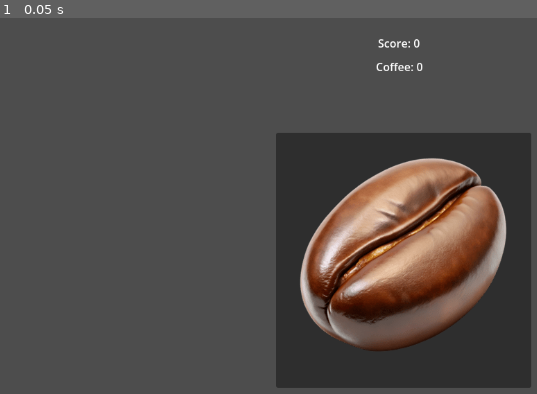
Above: before the commit, frame 1.
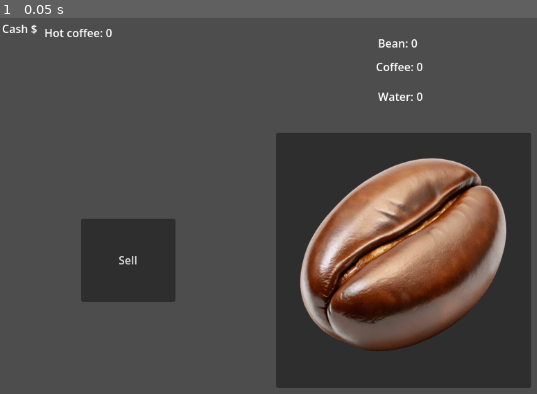
Above: after the commit, the same moment.

Repository: Boltz333/Godot_fun
Game: Godot game, scene res://main.tscn
Same seed, same stepped clock (60 frames per second), same inputs: the game is played once before the commit and once after it.
Inputs:
- Up to frame 1 (0.05 s): no input

The runs differ from the first frame. In frame 1, 4.3% of the frame differs, in the area x 0-79%, y 1-76%.

Commit message:
now with timer, coffee, cupofcoffee and money

Diff:
--- a/control.gd
+++ b/control.gd
@@ -1,23 +1,34 @@
 extends Control
 
-var score = 0
-var Coffee = 0
+var bean = 0
+var coffee = 0
+var water = 0
+var cupofcoffee = 0
+var money = 0
+
+func _on_button_pressed():
+	bean += 1
+	$bean.text = "Bean: " + str(bean)
+	if bean == 10:
+		bean = 0
+		coffee += 1
+		$coffee.text = "coffee: " + str(coffee)
 
 
+func _on_timer_timeout():
+	print("Water generated!")
+	water += 1
+	$water.text = "Water: " + str(water)
+	create_hot_coffee()
 
+func create_hot_coffee():
+	if coffee >= 10 and water >= 2:
+		coffee -= 10
+		water -= 2
+		cupofcoffee += 1
+		$cupofcoffee.text = "Cupofcoffee: " + str(cupofcoffee)
 
-
-func _ready():
-	update_score()
-
-
-func _on_button_pressed():
-	score += 1
-	update_score()
-	if score == 10:
-		score = 0
-		Coffee += 1
-		$Coffee.text = "Coffee: " + str(Coffee)
-
-func update_score():
-	$Score.text = "Score: " + str(score)
+func _on_sell_coffee_pressed():
+	cupofcoffee -= 1
+	money += 1
+	$money.text = "Cash $: " + str(money)
--- a/main.tscn
+++ b/main.tscn
@@ -2,6 +2,7 @@
 
 [ext_resource type="Script" uid="uid://sw1feuos37av" path="res://control.gd" id="1_ig7tw"]
 [ext_resource type="Texture2D" uid="uid://d1mli4ilk5pyq" path="res://pictures/Coffee.png" id="2_0xm2m"]
+[ext_resource type="Script" uid="uid://dgk7jvl8dc8mc" path="res://timer.gd" id="3_h2yge"]
 
 [node name="Node2D" type="Node2D" unique_id=619618116]
 position = Vector2(3, 8)
@@ -15,7 +16,7 @@
 offset_bottom = 59.0
 script = ExtResource("1_ig7tw")
 
-[node name="Score" type="Label" parent="Control" unique_id=1109461341]
+[node name="bean" type="Label" parent="Control" unique_id=1109461341]
 layout_mode = 1
 anchors_preset = -1
 anchor_left = 15.228
@@ -26,10 +27,10 @@
 offset_top = 35.68
 offset_right = 95.88
 offset_bottom = 58.68
-text = "Score: 0"
+text = "Bean: 0"
 metadata/_edit_use_anchors_ = true
 
-[node name="Coffee" type="Label" parent="Control" unique_id=504540207]
+[node name="coffee" type="Label" parent="Control" unique_id=504540207]
 layout_mode = 0
 offset_left = 641.0
 offset_top = 36.0
@@ -46,4 +47,46 @@
 icon = ExtResource("2_0xm2m")
 metadata/_edit_use_anchors_ = true
 
+[node name="Timer" type="Timer" parent="Control" unique_id=702455298]
+wait_time = 10.0
+autostart = true
+script = ExtResource("3_h2yge")
+
+[node name="water" type="Label" parent="Control" unique_id=2129316658]
+layout_mode = 0
+offset_left = 644.0
+offset_top = 79.0
+offset_right = 725.0
+offset_bottom = 124.0
+text = "Water: 0"
+
+[node name="cupofcoffee" type="Label" parent="Control" unique_id=1245964426]
+layout_mode = 0
+offset_left = 163.0
+offset_top = -13.0
+offset_right = 261.0
+offset_bottom = 10.0
+text = "Hot coffee: 0"
+
+[node name="sell_coffee" type="Button" parent="Control" unique_id=1148750308]
+layout_mode = 1
+anchors_preset = -1
+anchor_right = 1.0
+anchor_bottom = 0.77500004
+offset_left = 216.0
+offset_top = 267.0
+offset_right = 312.0
+offset_bottom = 356.0
+text = "Sell"
+
+[node name="money" type="Label" parent="Control" unique_id=349490042]
+layout_mode = 0
+offset_left = 102.0
+offset_top = -19.0
+offset_right = 142.0
+offset_bottom = 4.0
+text = "Cash $"
+
 [connection signal="pressed" from="Control/Button" to="Control" method="_on_button_pressed"]
+[connection signal="timeout" from="Control/Timer" to="Control" method="_on_timer_timeout"]
+[connection signal="pressed" from="Control/sell_coffee" to="Control" method="_on_sell_coffee_pressed"]
--- /dev/null
+++ b/timer.gd
@@ -0,0 +1,4 @@
+extends Timer
+
+func _on_timer_timeout():
+	pass
Not shown, added: timer.gd.uid
